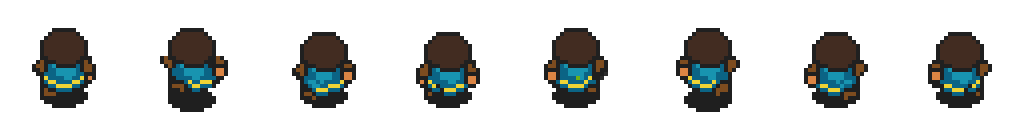
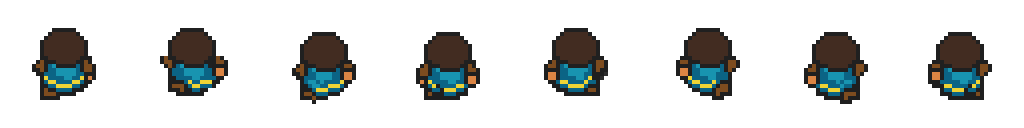
The second (1024, 128) image is a revision of the first. Changes to its layers:
painted on "Layer 0" over [44, 76, 980, 112]
